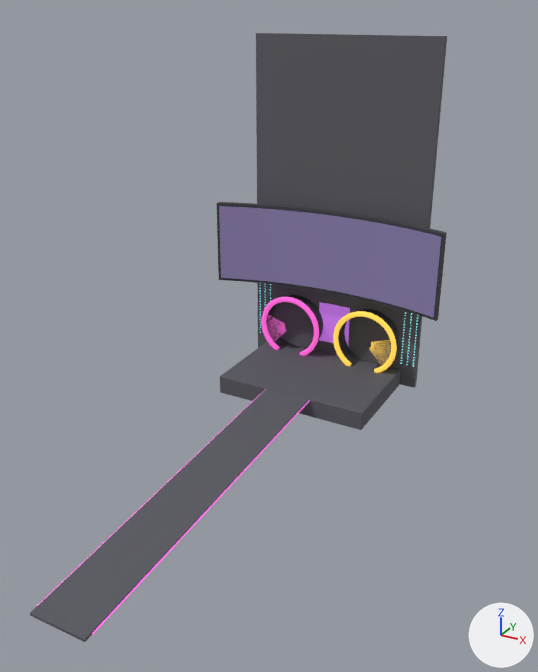
An edit to the glTF model game/assets/environment/entrance_set.glb, drawn before and after from the same camera.
Before and after are seen from a camera (50 mm lens) standing at (22.6, -13.9, 26.7) and looking at (2.6, 22.4, 8.5). The axes (+X, +Y, +Z) are drawn at lower right. The lights are the same throughout. The older version comes first. Vertices at exactly the same position are counted once.

Script lines for the objects in view, before the commit:
```python
me_portalringwest = bpy.data.meshes.new('PortalRingWest')
me_portalringwest.from_pydata(...)  # 392 vertices, 780 faces; spans x -5.97..-0.63, y 36.48..36.92, z 0.16..5.22
me_portalringwest.materials.append(mat_m_portalringwest)  # pink #ce50ad, glowing pink #ce50ad
me_stagebackdrop = bpy.data.meshes.new('StageBackdrop')
me_stagebackdrop.from_pydata(...)  # a box spanning x -7.2..7.2, y 38.2..38.6, z -1.1..25.0
me_stagebackdrop.materials.append(mat_m_stagebackdrop)  # dark grey #5d5d65
me_stagescreenbezel = bpy.data.meshes.new('StageScreenBezel')
me_stagescreenbezel.from_pydata(...)  # 150 vertices, 248 faces; spans x -9.2..9.2, y 35.3..37.4, z 6.1..12.6
me_stagescreenbezel.materials.append(mat_m_stagescreenbezel)  # dark grey #3f3f45
ob_portalringwest = bpy.data.objects.new('PortalRingWest', me_portalringwest)
ob_portalringwest.location = (0.0, 0.0, 0.0)
ob_stagebackdrop = bpy.data.objects.new('StageBackdrop', me_stagebackdrop)
ob_stagebackdrop.location = (0.0, 0.0, 0.0)
ob_stagescreenbezel = bpy.data.objects.new('StageScreenBezel', me_stagescreenbezel)
ob_stagescreenbezel.location = (0.0, 0.0, 0.0)
# also in view: 'PortalRingEast' at (3.3, 36.7, 2.7); 'StageCentreScreen' at (0.0, 38.2, 3.0); 'StageScreen' at (0.0, 36.1, 9.4); 'PortalRecess' at (0.0, 38.3, 2.5); 'EntranceStage' at (0.0, 21.8, -0.5)
```
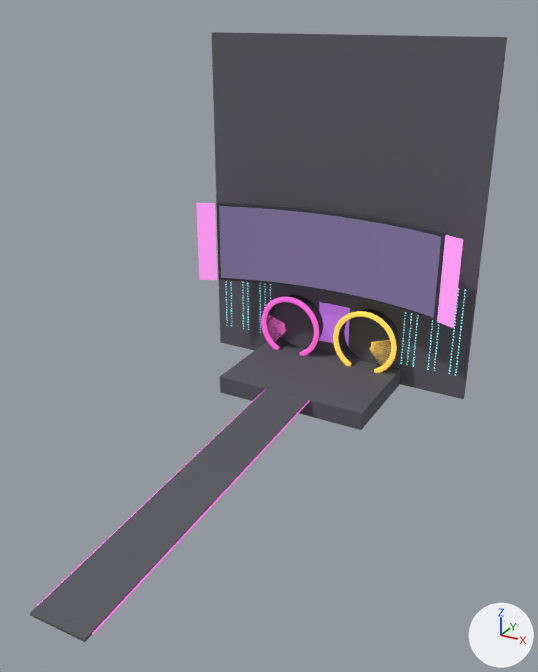
Commit message: Stage: wider backdrop and the screen's chevron wings

Where the change shows, as pixel boxes [x1, y1, x2, y2] in the pictures (538 x 672 px):
'StageBackdrop', rescaled (54% wider): before [256, 33, 447, 388]; after [212, 32, 507, 399]
'StageScreenWings', added: after [196, 203, 463, 328]

What changed in the scene script:
```text
Add mat_m_stagescreenwings:
    mat_m_stagescreenwings = principled_material('M_StageScreenWings')
    mat_m_stagescreenwings.base_color = (0.6, 0.2, 0.55)  # pink #cb7cc4
    mat_m_stagescreenwings.roughness = 0.85
    mat_m_stagescreenwings.emission_color = (0.6, 0.2, 0.55)  # pink #cb7cc4
    mat_m_stagescreenwings.emission_strength = 1.0
Change me_stagebackdrop:
    used by ob_stagebackdrop; location = (0.0, 0.0, 0.0)
    remove me_stagebackdrop.from_pydata(...)  # 8 vertices, 12 faces; spans x -7.2..7.2, y 38.2..38.6, z -1.1..25.0
    add me_stagebackdrop.from_pydata(...)  # 8 vertices, 12 faces; spans x -11.1..11.1, y 38.2..38.6, z -1.1..25.0
    me_stagebackdrop part 1: the whole mesh is scaled about its middle by (1.54, 1, 1)
Add me_stagescreenwings:
    me_stagescreenwings.from_pydata([(-10.7, 34.6, 12.6), (-10.7, 34.6, 6.1), (-9.3, 35.2, 6.1), (-9.3, 35.2, 12.6), (9.3, 35.2, 12.6), (9.3, 35.2, 6.1), (10.7, 34.6, 6.1), (10.7, 34.6, 12.6)], [], [(0, 1, 2), (0, 2, 3), (4, 5, 6), (4, 6, 7)])
    me_stagescreenwings.materials.append(mat_m_stagescreenwings)  # pink #cb7cc4, glowing pink #cb7cc4
Add ob_stagescreenwings:
    ob_stagescreenwings = bpy.data.objects.new('StageScreenWings', me_stagescreenwings)
    ob_stagescreenwings.location = (0.0, 0.0, 0.0)
```
